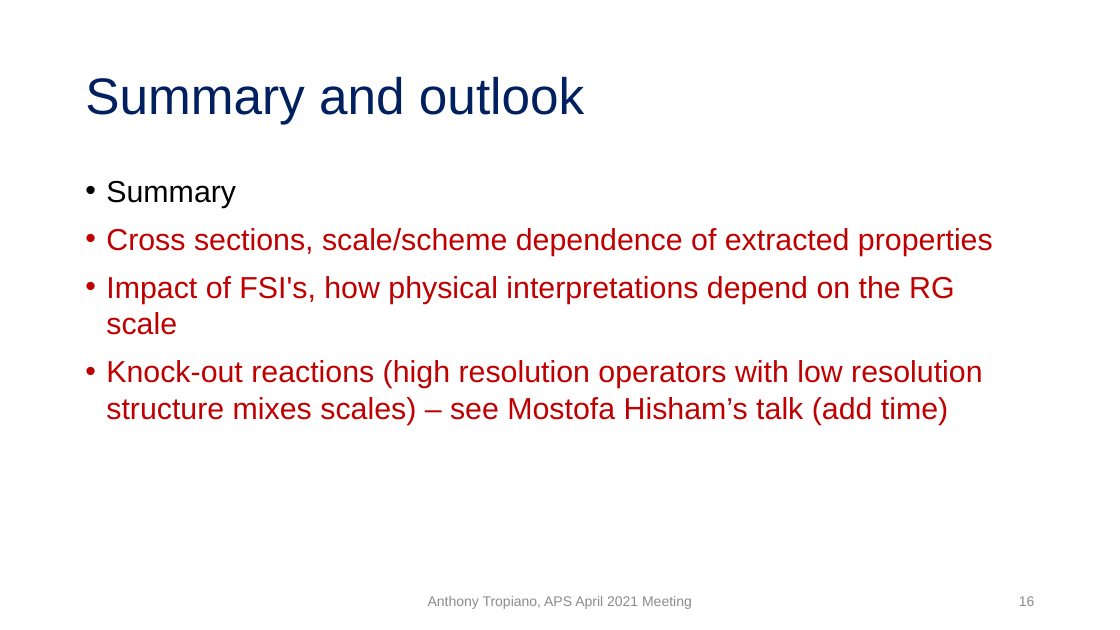
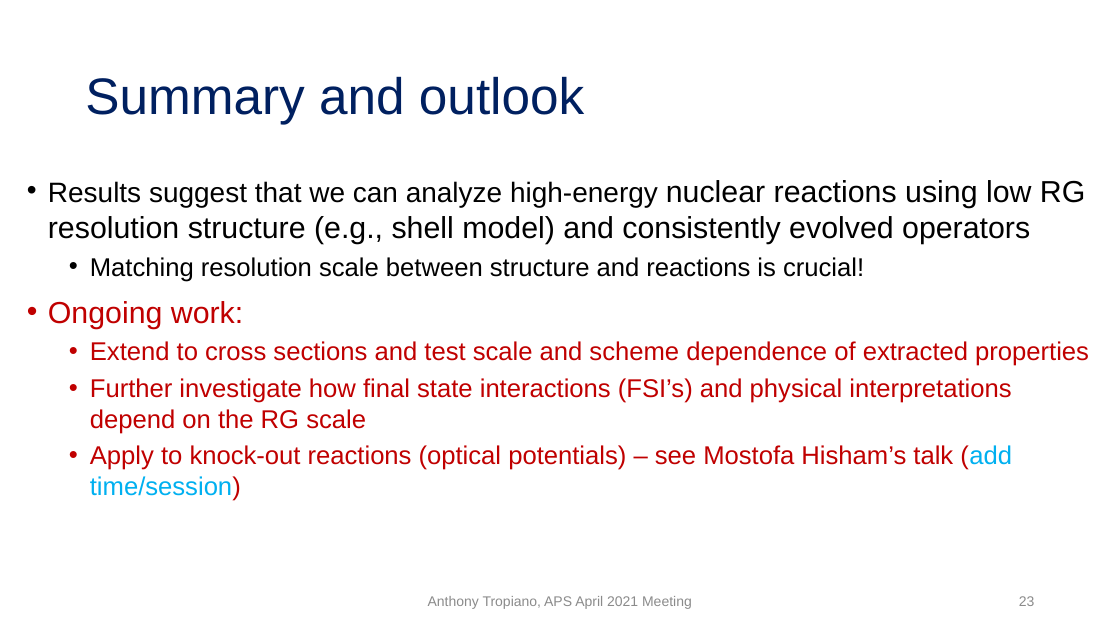
Before and after one commit to tropiano4/tropiano-srg, a slide deck: slide 23 of Presentations/APS_April2021/tropiano_aps_april2021.pptx (slide 16 before the commit). Drawn at 1120x630 pixels with LibreOffice and Linux fonts; fonts in the diff are those of the drawing. Boxes give left, top, right and bottom in pixels: in the first picture for what was removed or moved away, otherwise in the second. Text is boxed around its words. In the diff, an @@ line names an element or a change of style, - is before the commit and + after.

Commit message:
Updating APS talk

```diff
--- a/Presentations/APS_April2021/tropiano_aps_april2021.pptx
+++ b/Presentations/APS_April2021/tropiano_aps_april2021.pptx
@@ text at (48,180,1089,501): text changed; size 26 to 22 pt @@
-• Summary
-• Cross sections, scale/scheme dependence of extracted properties
-• Impact of FSI's, how physical interpretations depend on the RG scale
-• Knock-out reactions (high resolution operators with low resolution structure mixes scales) – see Mostofa Hisham’s talk (add time)
+• Results suggest that we can analyze high-energy nuclear reactions using low RG resolution structure (e.g., shell model) and consistently evolved operators
+  • Matching resolution scale between structure and reactions is crucial!
+• Ongoing work:
+  • Extend to cross sections and test scale and scheme dependence of extracted properties
+  • Further investigate how final state interactions (FSI’s) and physical interpretations depend on the RG scale
+  • Apply to knock-out reactions (optical potentials) – see Mostofa Hisham’s talk (add time/session)
@@ page number at (1019,596,1035,606): text changed @@
-16
+23
```
Also in this commit, not shown: 12 other slides changed, 10 slides added, 3 slides removed, 2 other files.
